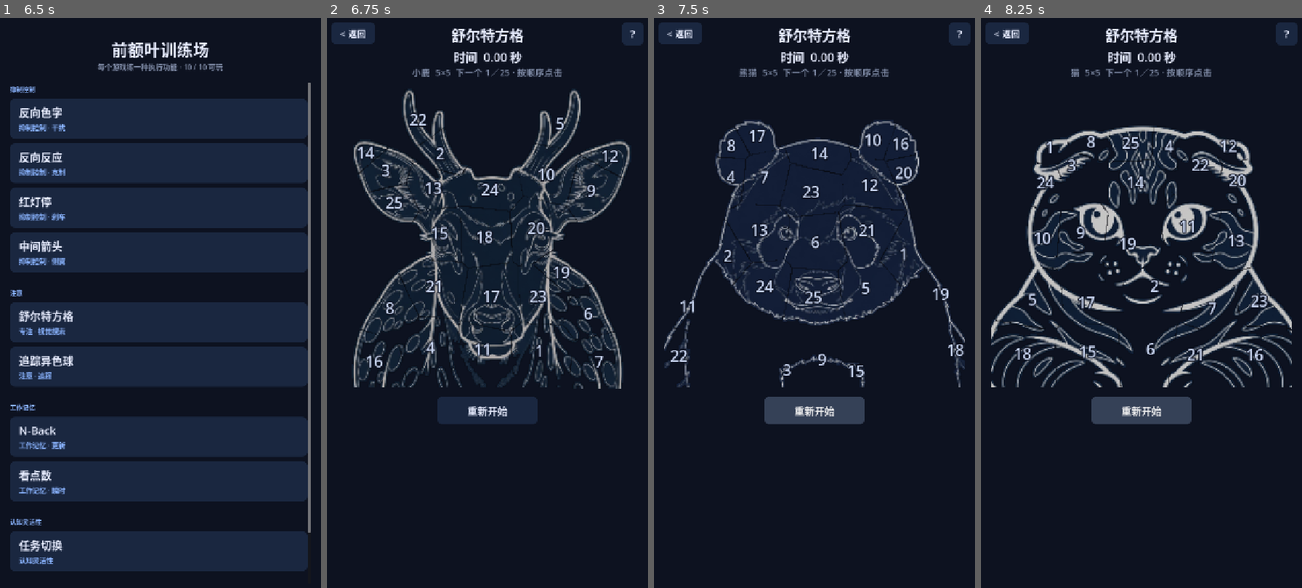
Above: before the commit, frames 1-4 (left to right).
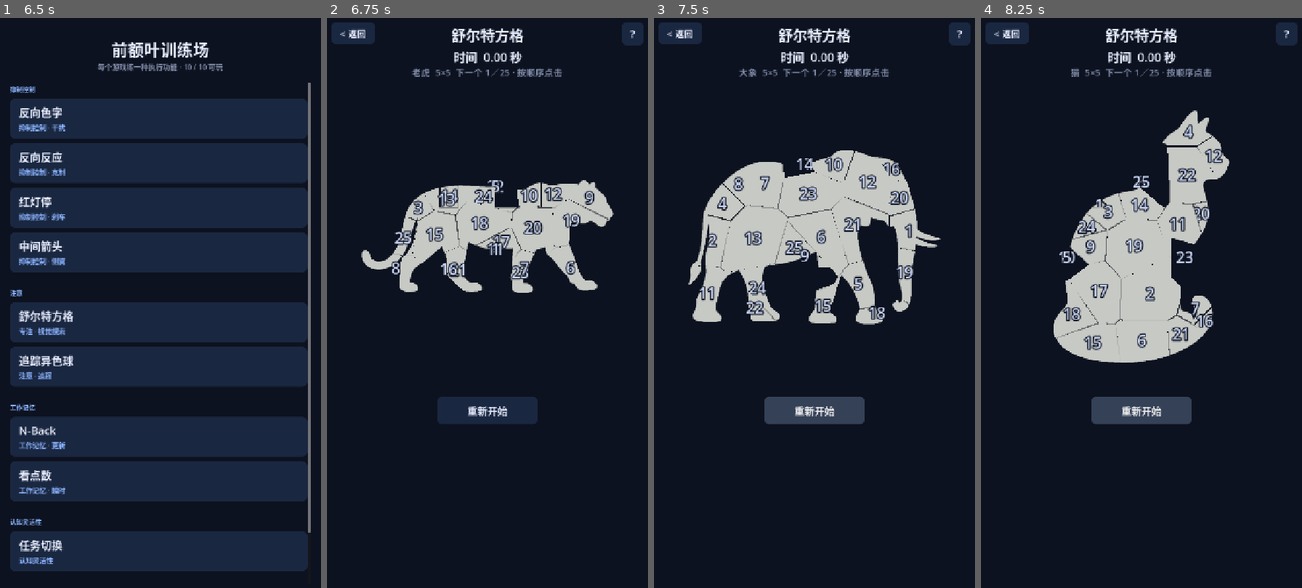
Above: after the commit, the same moments.

Repository: JeffGu98/PrefrontalCortexGame
Game: Godot game, scene res://scenes/Hub.tscn
The game is run twice, just before and just after one commit, with the same random seed, the same clock (stepped at 60 frames per second) and the same inputs.
Inputs (mouse positions are in pixels of both pictures, inside the frame that each line leads up to):
- Up to frame 1 (6.5 s): click (157, 120) at 0.52 s; click "< 返回" at 1.25 s; click (157, 160) at 2.02 s; click "< 返回" at 2.75 s; click (157, 206) at 3.52 s; click "< 返回" at 4.25 s; click (157, 251) at 5.02 s; click "< 返回" at 5.75 s
- Up to frame 2 (6.75 s): click (484, 320) at 6.52 s
- Up to frame 3 (7.5 s): click "重新开始" at 7.25 s
- Up to frame 4 (8.25 s): click "重新开始" at 8 s

Frame 1 is identical in both runs. In frame 2, 16% of the frame differs, in the area x 8-95%, y 8-66%; in frame 3, 17%; in frame 4, 19%, in the area x 3-97%, y 16-65%.

Commit message:
Replace Schulte art with transparent silhouettes and ship 1.1.9.
舒尔特改为实心剪影、背景透明，点对后数字留下只变色。切块按原图采样并加快开局生成。往 assets/schulte/ 加 PNG 会自动进池，中文名写 names.cfg。

Diff:
--- /dev/null
+++ b/assets/schulte/names.cfg
@@ -0,0 +1,13 @@
+; 文件名（不含 .png）= 界面显示名。没有这一行就显示文件名本身。
+[names]
+
+cat="猫"
+dog="狗"
+fox="狐狸"
+panda="熊猫"
+elephant="大象"
+owl="猫头鹰"
+tiger="老虎"
+rabbit="兔子"
+penguin="企鹅"
+deer="小鹿"
--- a/project.godot
+++ b/project.godot
@@ -11,7 +11,7 @@
 [application]
 
 config/name="前额叶训练场"
-config/version="1.1.8"
+config/version="1.1.9"
 run/main_scene="res://scenes/Hub.tscn"
 config/features=PackedStringArray("4.7", "Mobile")
 config/icon="res://icon.png"
--- a/scripts/Schulte.gd
+++ b/scripts/Schulte.gd
@@ -1,32 +1,24 @@
 extends "res://scripts/GameBase.gd"
-## 舒尔特方格：动物线图沿轮廓切成不规则块，数字叠在块上。
+## 舒尔特方格：动物剪影切成不规则块，数字叠在块上。
 
 
 const MIN_SIZE := 5
 const MAX_SIZE := 7
 const BEST_PATH := "user://schulte_best.cfg"
+const ASSET_DIR := "res://assets/schulte/"
+const NAMES_PATH := "res://assets/schulte/names.cfg"
 const HUD_TOP := 156.0
 const SIDE_MARGIN := 28.0
 const BOTTOM_RESERVE := 108.0
 const RESTART_W := 220.0
 const RESTART_H := 60.0
 const NEXT_BOARD_GAP := 0.7
-const MASK_SIZE := 240
-const CRACK := 1.6
-const BG := Color("#0d1220")
+const MASK_SIZE := 256
+const CRACK := 1.2
+const DEBUG_PERF := false
 const LINE := Color("#f3ead2")
-const ANIMALS := [
-	{"id": "cat", "name": "猫", "path": "res://assets/schulte/cat.png"},
-	{"id": "dog", "name": "狗", "path": "res://assets/schulte/dog.png"},
-	{"id": "fox", "name": "狐狸", "path": "res://assets/schulte/fox.png"},
-	{"id": "panda", "name": "熊猫", "path": "res://assets/schulte/panda.png"},
-	{"id": "elephant", "name": "大象", "path": "res://assets/schulte/elephant.png"},
-	{"id": "owl", "name": "猫头鹰", "path": "res://assets/schulte/owl.png"},
-	{"id": "tiger", "name": "老虎", "path": "res://assets/schulte/tiger.png"},
-	{"id": "rabbit", "name": "兔子", "path": "res://assets/schulte/rabbit.png"},
-	{"id": "penguin", "name": "企鹅", "path": "res://assets/schulte/penguin.png"},
-	{"id": "deer", "name": "小鹿", "path": "res://assets/schulte/deer.png"},
-]
+const WAIT_TINT := Color(0.82, 0.86, 0.94)
+const DONE_NUM := Color("#2a3548")
 
 enum Phase { GATE, PLAY }
 
@@ -45,6 +37,7 @@
 var animal_name := ""
 var animal_img: Image
 var piece_info: Array = []
+var animals: Array = []
 
 var board: Control
 var time_label: Label
@@ -55,10 +48,11 @@
 
 func _init() -> void:
 	title_text = "舒尔特方格"
-	help_text = "每盘抽一张动物线图，沿外轮廓切成不规则小块，数字叠在块上。从 1 开始按顺序点，越快越好。点对揭开这块，点错闪红但不重来。第一次点击开始计时。\n点完 5×5 会上 6×6，再上 7×7，换一张新图。块的位置不会在中途乱动。\n做到哪一档会记住。再进时选继续最新一档，或从 5×5 重来。"
+	help_text = "每盘抽一张动物剪影，沿外形切成不规则小块，数字叠在块上。从 1 开始按顺序点，越快越好。点对揭开这块，点错闪红但不重来。第一次点击开始计时。\n点完 5×5 会上 6×6，再上 7×7，换一张新图。块的位置不会在中途乱动。\n做到哪一档会记住。再进时选继续最新一档，或从 5×5 重来。"
 
 
 func _build_game() -> void:
+	_load_animals()
 	_load_best()
 	_build_hud()
 	_build_board()
@@ -89,6 +83,7 @@
 func _build_board() -> void:
 	board = Control.new()
 	board.mouse_filter = Control.MOUSE_FILTER_IGNORE
+	board.texture_filter = CanvasItem.TEXTURE_FILTER_LINEAR
 	add_child(board)
 
 
@@ -184,26 +179,56 @@
 	_start_board(MIN_SIZE)
 
 
+func _load_animals() -> void:
+	animals.clear()
+	var labels := {}
+	var cfg := ConfigFile.new()
+	if cfg.load(NAMES_PATH) == OK:
+		for key in cfg.get_section_keys("names"):
+			labels[String(key)] = str(cfg.get_value("names", key))
+	var files: Array[String] = []
+	var dir := DirAccess.open(ASSET_DIR)
+	if dir != null:
+		dir.list_dir_begin()
+		var fname := dir.get_next()
+		while fname != "":
+			if not dir.current_is_dir() and fname.get_extension().to_lower() == "png" and not fname.begins_with("_"):
+				files.append(fname)
+			fname = dir.get_next()
+		dir.list_dir_end()
+	files.sort()
+	for fname in files:
+		var id := fname.get_basename()
+		animals.append({
+			"id": id,
+			"name": str(labels.get(id, id)),
+			"path": ASSET_DIR + fname,
+		})
+
+
 func _pick_animal() -> void:
 	var pool: Array = []
-	for a in ANIMALS:
+	for a in animals:
 		if String(a["id"]) != last_animal_id:
 			pool.append(a)
 	if pool.is_empty():
-		pool = ANIMALS.duplicate()
+		pool = animals.duplicate()
+	animal_img = Image.create(MASK_SIZE, MASK_SIZE, false, Image.FORMAT_RGBA8)
+	animal_img.fill(Color(0, 0, 0, 0))
+	if pool.is_empty():
+		animal_id = ""
+		animal_name = "剪影"
+		return
 	var picked: Dictionary = pool.pick_random()
 	animal_id = String(picked["id"])
 	animal_name = String(picked["name"])
 	last_animal_id = animal_id
 	var tex := load(String(picked["path"])) as Texture2D
-	animal_img = null
 	if tex != null:
-		animal_img = tex.get_image()
-	if animal_img == null:
-		animal_img = Image.create(MASK_SIZE, MASK_SIZE, false, Image.FORMAT_RGBA8)
-		animal_img.fill(BG)
-	else:
-		animal_img.convert(Image.FORMAT_RGBA8)
+		var img := tex.get_image()
+		if img != null:
+			animal_img = img
+			animal_img.convert(Image.FORMAT_RGBA8)
 
 
 func _start_new() -> void:
@@ -226,12 +251,20 @@
 	mistakes = 0
 	time_label.text = "时间  0.00 秒"
 	_hide_gate()
+	var t0 := Time.get_ticks_msec()
 	_pick_animal()
+	var t1 := Time.get_ticks_msec()
 	_shatter()
+	var t2 := Time.get_ticks_msec()
 	_rebuild_cells()
+	var t3 := Time.get_ticks_msec()
 	_layout_board()
 	_remember_level()
 	_refresh_status()
+	if DEBUG_PERF:
+		print("schulte board %dx%d pick=%d shatter=%d rebuild=%d total=%d" % [
+			grid_size, grid_size, t1 - t0, t2 - t1, t3 - t2, t3 - t0
+		])
 
 
 func _clear_board() -> void:
@@ -252,10 +285,11 @@
 		var btn := TextureButton.new()
 		btn.ignore_texture_size = true
 		btn.stretch_mode = TextureButton.STRETCH_SCALE
+		btn.texture_filter = CanvasItem.TEXTURE_FILTER_LINEAR
 		btn.texture_normal = info["tex"]
 		btn.texture_click_mask = info["mask"]
 		btn.focus_mode = Control.FOCUS_NONE
-		btn.modulate = Color(0.82, 0.86, 0.94)
+		btn.modulate = WAIT_TINT
 		btn.set_meta("num", numbers[i])
 		btn.set_meta("done", false)
 		btn.set_meta("uv_rect", info["uv_rect"])
@@ -296,7 +330,9 @@
 
 func _mark_correct(btn: TextureButton) -> void:
 	btn.set_meta("done", true)
-	btn.get_node("Num").visible = false
+	var num: Label = btn.get_node("Num")
+	num.visible = true
+	num.add_theme_color_override("font_color", DONE_NUM)
 	btn.pivot_offset = btn.size * 0.5
 	btn.scale = Vector2(1.06, 1.06)
 	var tween := create_tween()
@@ -308,7 +344,7 @@
 func _flash_wrong(btn: TextureButton) -> void:
 	var tween := create_tween()
 	tween.tween_property(btn, "modulate", Color(1.0, 0.4, 0.45), 0.05)
-	tween.tween_property(btn, "modulate", Color(0.82, 0.86, 0.94), 0.28)
+	tween.tween_property(btn, "modulate", WAIT_TINT, 0.28)
 
 
 func _process(delta: float) -> void:
@@ -400,20 +436,23 @@
 	piece_info.clear()
 	if animal_img == null:
 		return
-	var src := animal_img.duplicate()
-	src.convert(Image.FORMAT_RGBA8)
+	var t0 := Time.get_ticks_msec()
+	var src_full := animal_img.duplicate()
+	src_full.convert(Image.FORMAT_RGBA8)
+	var src := src_full.duplicate()
 	src.resize(MASK_SIZE, MASK_SIZE, Image.INTERPOLATE_BILINEAR)
-	var inside := _silhouette(src)
+	var t1 := Time.get_ticks_msec()
+	var inside := _alpha_mask(src)
+	var center := _mask_center(inside)
 	var n := grid_size
 	var count := n * n
-	var sites := _place_sites(inside, n)
+	var sites := _place_sites(inside, n, center)
+	var t2 := Time.get_ticks_msec()
 	var labels := PackedInt32Array()
 	labels.resize(MASK_SIZE * MASK_SIZE)
 	labels.fill(-1)
-	_assign_voronoi(inside, sites, labels)
-	_lloyd(inside, sites, labels)
-	_assign_voronoi(inside, sites, labels)
-	var crack2 := CRACK * CRACK
+	_assign_voronoi(inside, sites, labels, n)
+	var t3 := Time.get_ticks_msec()
 	var mins: Array[Vector2i] = []
 	var maxs: Array[Vector2i] = []
 	var sums: Array[Vector2] = []
@@ -425,49 +464,69 @@
 		sums.append(Vector2.ZERO)
 	for y in range(MASK_SIZE):
 		for x in range(MASK_SIZE):
-			var idx := y * MASK_SIZE + x
-			if not inside[idx]:
-				continue
-			var lab := labels[idx]
+			var lab := labels[y * MASK_SIZE + x]
 			if lab < 0:
-				continue
-			var best_d := _dist2(Vector2(x, y), sites[lab])
-			var second := INF
-			for j in range(count):
-				if j == lab:
-					continue
-				var d := _dist2(Vector2(x, y), sites[j])
-				if d < second:
-					second = d
-			if second - best_d < crack2:
-				labels[idx] = -1
 				continue
 			area[lab] += 1
 			sums[lab] += Vector2(x, y)
 			mins[lab] = Vector2i(mini(mins[lab].x, x), mini(mins[lab].y, y))
 			maxs[lab] = Vector2i(maxi(maxs[lab].x, x), maxi(maxs[lab].y, y))
+	var t4 := Time.get_ticks_msec()
+	var paint := src_full
+	if src_full.get_width() > 512:
+		paint = src_full.duplicate()
+		paint.resize(512, 512, Image.INTERPOLATE_BILINEAR)
+	var src_w: int = paint.get_width()
+	var src_h: int = paint.get_height()
+	var src_bytes: PackedByteArray = paint.get_data()
+	var sx := float(src_w) / float(MASK_SIZE)
+	var sy := float(src_h) / float(MASK_SIZE)
+	var cream_r := int(LINE.r * 255.0)
+	var cream_g := int(LINE.g * 255.0)
+	var cream_b := int(LINE.b * 255.0)
 	for i in range(count):
 		if area[i] <= 0:
 			var p: Vector2 = sites[i]
-			var px := clampi(int(p.x), 0, MASK_SIZE - 1)
-			var py := clampi(int(p.y), 0, MASK_SIZE - 1)
-			mins[i] = Vector2i(maxi(px - 4, 0), maxi(py - 4, 0))
-			maxs[i] = Vector2i(mini(px + 4, MASK_SIZE - 1), mini(py + 4, MASK_SIZE - 1))
-			sums[i] = Vector2(px, py)
+			var fx := clampi(int(p.x), 0, MASK_SIZE - 1)
+			var fy := clampi(int(p.y), 0, MASK_SIZE - 1)
+			mins[i] = Vector2i(maxi(fx - 4, 0), maxi(fy - 4, 0))
+			maxs[i] = Vector2i(mini(fx + 4, MASK_SIZE - 1), mini(fy + 4, MASK_SIZE - 1))
+			sums[i] = Vector2(fx, fy)
 			area[i] = 1
 		var x0: int = mins[i].x
 		var y0: int = mins[i].y
 		var w: int = maxi(maxs[i].x - x0 + 1, 1)
 		var h: int = maxi(maxs[i].y - y0 + 1, 1)
-		var piece := Image.create(w, h, false, Image.FORMAT_RGBA8)
-		piece.fill(Color(0, 0, 0, 0))
-		for y in range(y0, y0 + h):
-			for x in range(x0, x0 + w):
-				if labels[y * MASK_SIZE + x] != i:
+		var src_x0 := clampi(int(floor(float(x0) * sx)), 0, src_w - 1)
+		var src_y0 := clampi(int(floor(float(y0) * sy)), 0, src_h - 1)
+		var pw := clampi(int(ceil(float(w) * sx)), 1, src_w - src_x0)
+		var ph := clampi(int(ceil(float(h) * sy)), 1, src_h - src_y0)
+		var piece_bytes := PackedByteArray()
+		piece_bytes.resize(pw * ph * 4)
+		for py in range(ph):
+			var src_row := ((src_y0 + py) * src_w + src_x0) * 4
+			var dst_row := py * pw * 4
+			for px in range(pw):
+				var mx := clampi(int(floor(float(src_x0 + px) / sx)), 0, MASK_SIZE - 1)
+				var my := clampi(int(floor(float(src_y0 + py) / sy)), 0, MASK_SIZE - 1)
+				if labels[my * MASK_SIZE + mx] != i:
 					continue
-				var c: Color = src.get_pixel(x, y)
-				c.a = 1.0
-				piece.set_pixel(x - x0, y - y0, c)
+				var si: int = src_row + px * 4
+				var a: int = src_bytes[si + 3]
+				if a <= 5:
+					continue
+				var di: int = dst_row + px * 4
+				if a < 51:
+					piece_bytes[di] = cream_r
+					piece_bytes[di + 1] = cream_g
+					piece_bytes[di + 2] = cream_b
+					piece_bytes[di + 3] = a
+				else:
+					piece_bytes[di] = src_bytes[si]
+					piece_bytes[di + 1] = src_bytes[si + 1]
+					piece_bytes[di + 2] = src_bytes[si + 2]
+					piece_bytes[di + 3] = a
+		var piece := Image.create_from_data(pw, ph, false, Image.FORMAT_RGBA8, piece_bytes)
 		var tex := ImageTexture.create_from_image(piece)
 		var bm := BitMap.new()
 		bm.create_from_image_alpha(piece, 0.12)
@@ -479,140 +538,103 @@
 			"uv_rect": Rect2(Vector2(x0, y0) * scale, Vector2(w, h) * scale),
 			"centroid": centroid * scale,
 		})
-
-
-func _silhouette(src: Image) -> PackedByteArray:
-	var w := MASK_SIZE
-	var total := w * w
-	var wall := PackedByteArray()
-	wall.resize(total)
-	for y in range(w):
-		for x in range(w):
-			var c: Color = src.get_pixel(x, y)
-			var d := absf(c.r - BG.r) + absf(c.g - BG.g) + absf(c.b - BG.b)
-			wall[y * w + x] = 1 if d > 0.28 else 0
-	var dilated := PackedByteArray()
-	dilated.resize(total)
-	for y in range(w):
-		for x in range(w):
-			var on := 0
-			for oy in range(-1, 2):
-				for ox in range(-1, 2):
-					var nx := x + ox
-					var ny := y + oy
-					if nx < 0 or ny < 0 or nx >= w or ny >= w:
-						continue
-					if wall[ny * w + nx] == 1:
-						on = 1
-						break
-				if on == 1:
-					break
-			dilated[y * w + x] = on
-	var exterior := PackedByteArray()
-	exterior.resize(total)
-	var q: Array[int] = []
-	for x in range(w):
-		_try_flood(dilated, exterior, q, x, 0)
-		_try_flood(dilated, exterior, q, x, w - 1)
-	for y in range(w):
-		_try_flood(dilated, exterior, q, 0, y)
-		_try_flood(dilated, exterior, q, w - 1, y)
-	var head := 0
-	while head < q.size():
-		var i: int = q[head]
-		head += 1
-		var x := i % w
-		var y := int(i / w)
-		_try_flood(dilated, exterior, q, x - 1, y)
-		_try_flood(dilated, exterior, q, x + 1, y)
-		_try_flood(dilated, exterior, q, x, y - 1)
-		_try_flood(dilated, exterior, q, x, y + 1)
+	if DEBUG_PERF:
+		print("schulte shatter resize=%d mask=%d voronoi=%d crack=%d paint=%d" % [
+			t1 - t0, t2 - t1, t3 - t2, t4 - t3, Time.get_ticks_msec() - t4
+		])
+
+
+func _alpha_mask(src: Image) -> PackedByteArray:
+	var data: PackedByteArray = src.get_data()
+	var total := MASK_SIZE * MASK_SIZE
 	var inside := PackedByteArray()
 	inside.resize(total)
+	var p := 3
 	for i in range(total):
-		inside[i] = 0 if exterior[i] == 1 else 1
+		inside[i] = 1 if data[p] > 10 else 0
+		p += 4
 	return inside
 
 
-func _try_flood(wall: PackedByteArray, exterior: PackedByteArray, q: Array[int], x: int, y: int) -> void:
-	if x < 0 or y < 0 or x >= MASK_SIZE or y >= MASK_SIZE:
-		return
-	var i := y * MASK_SIZE + x
-	if wall[i] == 1 or exterior[i] == 1:
-		return
-	exterior[i] = 1
-	q.append(i)
-
-
-func _place_sites(inside: PackedByteArray, n: int) -> PackedVector2Array:
+func _mask_center(inside: PackedByteArray) -> Vector2:
+	var sx := 0
+	var sy := 0
+	var n := 0
+	for y in range(MASK_SIZE):
+		for x in range(MASK_SIZE):
+			if inside[y * MASK_SIZE + x] == 0:
+				continue
+			sx += x
+			sy += y
+			n += 1
+	if n == 0:
+		return Vector2(MASK_SIZE * 0.5, MASK_SIZE * 0.5)
+	return Vector2(float(sx) / float(n), float(sy) / float(n))
+
+
+func _place_sites(inside: PackedByteArray, n: int, center: Vector2) -> PackedVector2Array:
 	var sites := PackedVector2Array()
 	sites.resize(n * n)
 	for row in range(n):
 		for col in range(n):
 			var gx := (col + 0.5 + randf_range(-0.18, 0.18)) / float(n) * MASK_SIZE
 			var gy := (row + 0.5 + randf_range(-0.18, 0.18)) / float(n) * MASK_SIZE
-			var p := _nearest_inside(inside, Vector2(gx, gy))
-			sites[row * n + col] = p
+			sites[row * n + col] = _nearest_inside(inside, Vector2(gx, gy), center)
 	return sites
 
 
-func _nearest_inside(inside: PackedByteArray, p: Vector2) -> Vector2:
-	var x0 := clampi(int(p.x), 0, MASK_SIZE - 1)
-	var y0 := clampi(int(p.y), 0, MASK_SIZE - 1)
-	if inside[y0 * MASK_SIZE + x0] == 1:
-		return Vector2(x0, y0)
-	for r in range(1, MASK_SIZE):
-		for oy in range(-r, r + 1):
-			for ox in range(-r, r + 1):
-				if maxi(absi(ox), absi(oy)) != r:
-					continue
-				var x := x0 + ox
-				var y := y0 + oy
-				if x < 0 or y < 0 or x >= MASK_SIZE or y >= MASK_SIZE:
-					continue
-				if inside[y * MASK_SIZE + x] == 1:
-					return Vector2(x, y)
-	return Vector2(MASK_SIZE * 0.5, MASK_SIZE * 0.5)
-
-
-func _assign_voronoi(inside: PackedByteArray, sites: PackedVector2Array, labels: PackedInt32Array) -> void:
-	var count := sites.size()
+func _nearest_inside(inside: PackedByteArray, p: Vector2, center: Vector2) -> Vector2:
+	var x := clampi(int(p.x), 0, MASK_SIZE - 1)
+	var y := clampi(int(p.y), 0, MASK_SIZE - 1)
+	if inside[y * MASK_SIZE + x] == 1:
+		return Vector2(x, y)
+	var cx := int(center.x)
+	var cy := int(center.y)
+	for _s in range(MASK_SIZE):
+		if x != cx:
+			x += 1 if cx > x else -1
+		if y != cy:
+			y += 1 if cy > y else -1
+		if inside[y * MASK_SIZE + x] == 1:
+			return Vector2(x, y)
+		if x == cx and y == cy:
+			break
+	return center
+
+
+func _assign_voronoi(inside: PackedByteArray, sites: PackedVector2Array, labels: PackedInt32Array, n: int) -> void:
+	var crack2 := CRACK * CRACK
 	for y in range(MASK_SIZE):
+		var row_guess := clampi(int(float(y) * float(n) / float(MASK_SIZE)), 0, n - 1)
 		for x in range(MASK_SIZE):
 			var idx := y * MASK_SIZE + x
 			if inside[idx] == 0:
 				labels[idx] = -1
 				continue
-			var best := 0
+			var col_guess := clampi(int(float(x) * float(n) / float(MASK_SIZE)), 0, n - 1)
+			var best := row_guess * n + col_guess
 			var best_d := INF
+			var second := INF
 			var px := float(x)
 			var py := float(y)
-			for i in range(count):
-				var d := _dist2(Vector2(px, py), sites[i])
-				if d < best_d:
-					best_d = d
-					best = i
-			labels[idx] = best
-
-
-func _lloyd(inside: PackedByteArray, sites: PackedVector2Array, labels: PackedInt32Array) -> void:
-	var count := sites.size()
-	var sums: Array[Vector2] = []
-	var area := PackedInt32Array()
-	area.resize(count)
-	sums.resize(count)
-	for i in range(count):
-		sums[i] = Vector2.ZERO
-	for y in range(MASK_SIZE):
-		for x in range(MASK_SIZE):
-			var lab := labels[y * MASK_SIZE + x]
-			if lab < 0:
-				continue
-			sums[lab] += Vector2(x, y)
-			area[lab] += 1
-	for i in range(count):
-		if area[i] > 0:
-			sites[i] = sums[i] / float(area[i])
+			for dr in range(-1, 2):
+				for dc in range(-1, 2):
+					var nr: int = row_guess + dr
+					var nc: int = col_guess + dc
+					if nr < 0 or nc < 0 or nr >= n or nc >= n:
+						continue
+					var i: int = nr * n + nc
+					var d := _dist2(Vector2(px, py), sites[i])
+					if d < best_d:
+						second = best_d
+						best_d = d
+						best = i
+					elif d < second:
+						second = d
+			if second - best_d < crack2:
+				labels[idx] = -1
+			else:
+				labels[idx] = best
 
 
 func _dist2(a: Vector2, b: Vector2) -> float:
--- /dev/null
+++ b/tools/make_silhouette.gd
@@ -0,0 +1,210 @@
+extends SceneTree
+## Convert black-on-white renders into cream silhouettes with transparent outside.
+
+
+const OUT_DIR := "res://assets/schulte/"
+const FILL := Color("#f3ead2")
+const SIZE := 1024
+const PAD := 0.10
+const INK := 0.42
+
+
+func _init() -> void:
+	_run()
+	quit()
+
+
+func _run() -> void:
+	var base := "/Users/shukun/.grok/sessions/%2FUsers%2Fshukun%2FDocuments%2Fgit%2Fgodot%2FPrefrontalCortexGame/01a04769-f7ab-7443-b2a6-697ec354cca8/images/"
+	var jobs := [
+		["cat", base + "4.jpg"],
+		["dog", base + "2.jpg"],
+		["fox", base + "5.jpg"],
+		["panda", base + "13.jpg"],
+		["elephant", base + "7.jpg"],
+		["owl", base + "12.jpg"],
+		["tiger", base + "3.jpg"],
+		["rabbit", base + "1.jpg"],
+		["penguin", base + "9.jpg"],
+		["deer", base + "10.jpg"],
+	]
+	var thumbs: Array[Image] = []
+	for job in jobs:
+		var name := str(job[0])
+		var src := Image.new()
+		var err := src.load(str(job[1]))
+		if err != OK:
+			push_error("load failed " + name + " " + str(err))
+			continue
+		src.convert(Image.FORMAT_RGBA8)
+		var out := _to_silhouette(src)
+		var dest := ProjectSettings.globalize_path(OUT_DIR + name + ".png")
+		out.save_png(dest)
+		print("%s  inside=%d  %s" % [name, int(out.get_meta("inside_count", 0)), dest])
+		var thumb := out.duplicate()
+		thumb.resize(256, 256, Image.INTERPOLATE_BILINEAR)
+		thumbs.append(thumb)
+	if thumbs.size() == 10:
+		var sheet := Image.create(1280, 512, false, Image.FORMAT_RGBA8)
+		sheet.fill(Color(0.2, 0.25, 0.32, 1))
+		for i in range(10):
+			sheet.blit_rect(thumbs[i], Rect2i(0, 0, 256, 256), Vector2i((i % 5) * 256, int(i / 5) * 256))
+		sheet.save_png("/tmp/schulte_silhouettes.png")
+		print("preview /tmp/schulte_silhouettes.png")
+
+
+func _to_silhouette(src: Image) -> Image:
+	var w := src.get_width()
+	var h := src.get_height()
+	var total := w * h
+	var ink := PackedByteArray()
+	ink.resize(total)
+	for y in range(h):
+		for x in range(w):
+			var c: Color = src.get_pixel(x, y)
+			var lum := (c.r + c.g + c.b) / 3.0
+			ink[y * w + x] = 1 if lum < INK else 0
+	ink = _dilate(ink, w, h, 1)
+	var body := _largest(ink, w, h)
+	var exterior := _flood_zero(body, w, h)
+	var inside := PackedByteArray()
+	inside.resize(total)
+	for i in range(total):
+		inside[i] = 0 if exterior[i] == 1 else 1
+	var x0 := w
+	var y0 := h
+	var x1 := -1
+	var y1 := -1
+	var count := 0
+	for y in range(h):
+		for x in range(w):
+			if inside[y * w + x] == 0:
+				continue
+			count += 1
+			x0 = mini(x0, x)
+			y0 = mini(y0, y)
+			x1 = maxi(x1, x)
+			y1 = maxi(y1, y)
+	if count == 0:
+		var empty := Image.create(SIZE, SIZE, false, Image.FORMAT_RGBA8)
+		empty.fill(Color(0, 0, 0, 0))
+		empty.set_meta("inside_count", 0)
+		return empty
+	var bw := x1 - x0 + 1
+	var bh := y1 - y0 + 1
+	var pad := int(maxi(bw, bh) * PAD)
+	var side := maxi(bw, bh) + pad * 2
+	var ox := (side - bw) / 2
+	var oy := (side - bh) / 2
+	var square := Image.create(side, side, false, Image.FORMAT_RGBA8)
+	square.fill(Color(0, 0, 0, 0))
+	for y in range(bh):
+		for x in range(bw):
+			if inside[(y0 + y) * w + (x0 + x)] == 1:
+				square.set_pixel(ox + x, oy + y, FILL)
+	square.resize(SIZE, SIZE, Image.INTERPOLATE_BILINEAR)
+	for y in range(SIZE):
+		for x in range(SIZE):
+			var a := square.get_pixel(x, y).a
+			if a <= 0.02:
+				square.set_pixel(x, y, Color(0, 0, 0, 0))
+			else:
+				square.set_pixel(x, y, Color(FILL.r, FILL.g, FILL.b, a))
+	square.set_meta("inside_count", count)
+	return square
+
+
+func _dilate(src: PackedByteArray, w: int, h: int, times: int) -> PackedByteArray:
+	var cur := src
+	for _t in range(times):
+		var nxt := PackedByteArray()
+		nxt.resize(w * h)
+		for y in range(h):
+			for x in range(w):
+				var on := 0
+				for oy in range(-1, 2):
+					for ox in range(-1, 2):
+						var nx := x + ox
+						var ny := y + oy
+						if nx < 0 or ny < 0 or nx >= w or ny >= h:
+							continue
+						if cur[ny * w + nx] == 1:
+							on = 1
+							break
+					if on == 1:
+						break
+				nxt[y * w + x] = on
+		cur = nxt
+	return cur
+
+
+func _flood_zero(wall: PackedByteArray, w: int, h: int) -> PackedByteArray:
+	var mark := PackedByteArray()
+	mark.resize(w * h)
+	var q: Array[int] = []
+	for x in range(w):
+		_push(wall, mark, q, w, h, x, 0)
+		_push(wall, mark, q, w, h, x, h - 1)
+	for y in range(h):
+		_push(wall, mark, q, w, h, 0, y)
+		_push(wall, mark, q, w, h, w - 1, y)
+	var head := 0
+	while head < q.size():
+		var i: int = q[head]
+		head += 1
+		var x := i % w
+		var y := int(i / w)
+		_push(wall, mark, q, w, h, x - 1, y)
+		_push(wall, mark, q, w, h, x + 1, y)
+		_push(wall, mark, q, w, h, x, y - 1)
+		_push(wall, mark, q, w, h, x, y + 1)
+	return mark
+
+
+func _push(wall: PackedByteArray, mark: PackedByteArray, q: Array[int], w: int, h: int, x: int, y: int) -> void:
+	if x < 0 or y < 0 or x >= w or y >= h:
+		return
+	var i := y * w + x
+	if wall[i] == 1 or mark[i] == 1:
+		return
+	mark[i] = 1
+	q.append(i)
+
+
+func _largest(mask: PackedByteArray, w: int, h: int) -> PackedByteArray:
+	var seen := PackedByteArray()
+	seen.resize(w * h)
+	var best: Array[int] = []
+	for y in range(h):
+		for x in range(w):
+			var start := y * w + x
+			if mask[start] == 0 or seen[start] == 1:
+				continue
+			var q: Array[int] = [start]
+			seen[start] = 1
+			var head := 0
+			while head < q.size():
+				var i: int = q[head]
+				head += 1
+				var cx := i % w
+				var cy := int(i / w)
+				var nbs := [cx - 1, cy, cx + 1, cy, cx, cy - 1, cx, cy + 1]
+				var k := 0
+				while k < nbs.size():
+					var nx: int = nbs[k]
+					var ny: int = nbs[k + 1]
+					k += 2
+					if nx < 0 or ny < 0 or nx >= w or ny >= h:
+						continue
+					var ni := ny * w + nx
+					if mask[ni] == 0 or seen[ni] == 1:
+						continue
+					seen[ni] = 1
+					q.append(ni)
+			if q.size() > best.size():
+				best = q
+	var out := PackedByteArray()
+	out.resize(w * h)
+	for i in best:
+		out[i] = 1
+	return out
Binary file changed: assets/schulte/cat.png
Binary file changed: assets/schulte/deer.png
Binary file changed: assets/schulte/dog.png
Binary file changed: assets/schulte/elephant.png
Binary file changed: assets/schulte/fox.png
Binary file changed: assets/schulte/owl.png
Binary file changed: assets/schulte/panda.png
Binary file changed: assets/schulte/penguin.png
Binary file changed: assets/schulte/rabbit.png
Binary file changed: assets/schulte/tiger.png
Not shown, changed: export_presets.cfg
Not shown, added: tools/make_silhouette.gd.uid
(and 2 more such lines)
